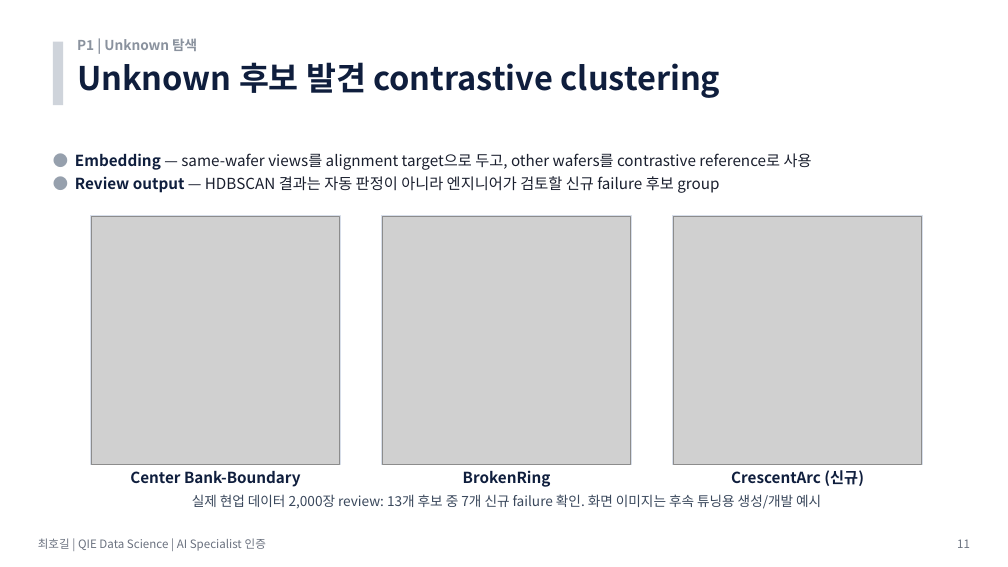
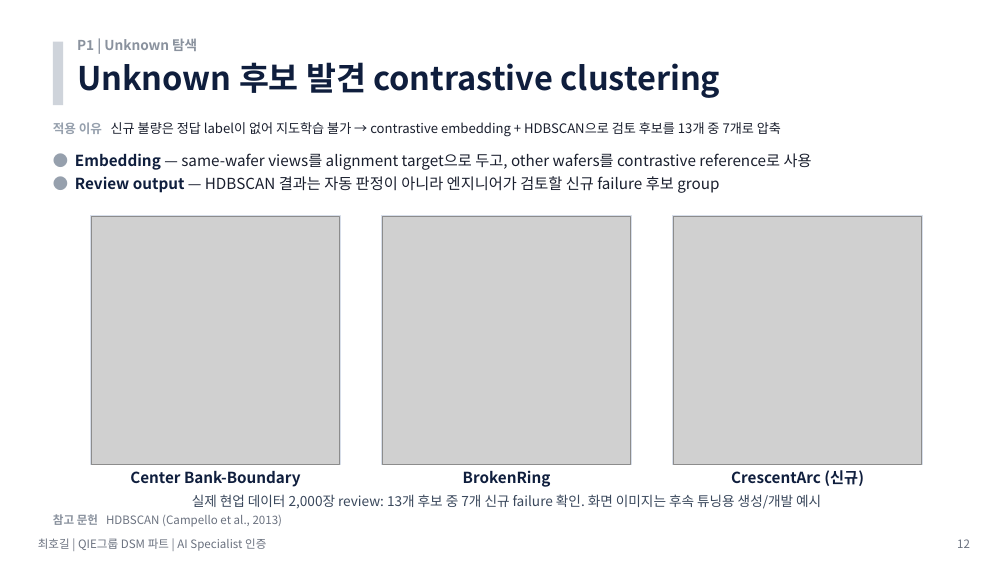
Before and after one commit to hogil/fbm_paper, a slide deck: slide 12 of recommendation/presentation/'26년 AI Specialist 면접 심사 자료_메모리사업부_최호길_평가항목_summary_with_images.pptx (slide 11 before the commit). Drawn at 1008x567 pixels with LibreOffice and Linux fonts; fonts in the diff are those of the drawing; grey boxes stand for pictures. Boxes give left, top, right and bottom in pixels: in the first picture for what was removed or moved away, otherwise in the second. Text is boxed around its words. In the diff, an @@ line names an element or a change of style, - is before the commit and + after.

Commit message:
Sync closing slide tuning wording

```diff
--- a/recommendation/presentation/'26년 AI Specialist 면접 심사 자료_메모리사업부_최호길_평가항목_summary_with_images.pptx
+++ b/recommendation/presentation/'26년 AI Specialist 면접 심사 자료_메모리사업부_최호길_평가항목_summary_with_images.pptx
@@ text added at box(53, 122, 781, 137), 12.5 pt, text #1A1F2E @@
+적용 이유 신규 불량은 정답 label이 없어 지도학습 불가 → contrastive embedding + HDBSCAN으로 검토 후보를 13개 중 7개로 압축
@@ text at box(38, 538, 266, 551): text changed @@
-최호길 | QIE Data Science | AI Specialist 인증
+최호길 | QIE그룹 DSM 파트 | AI Specialist 인증
@@ text added at box(53, 514, 283, 527), 11 pt, text #6B7280 @@
+참고 문헌 HDBSCAN (Campello et al., 2013)
@@ text at box(957, 539, 970, 548): text changed @@
-11
+12
```
Also in this commit, not shown: 22 other slides changed, 5 slides added, 5 slides removed, 2 other files.
